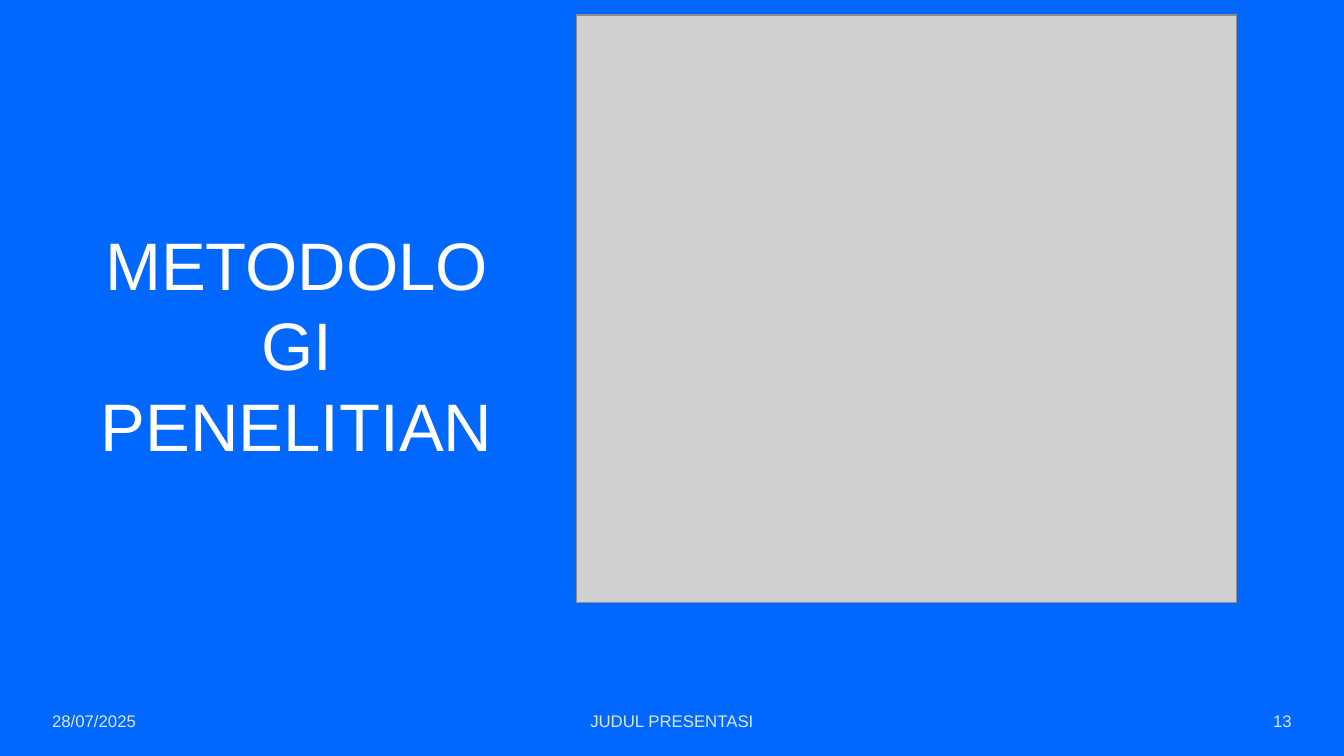
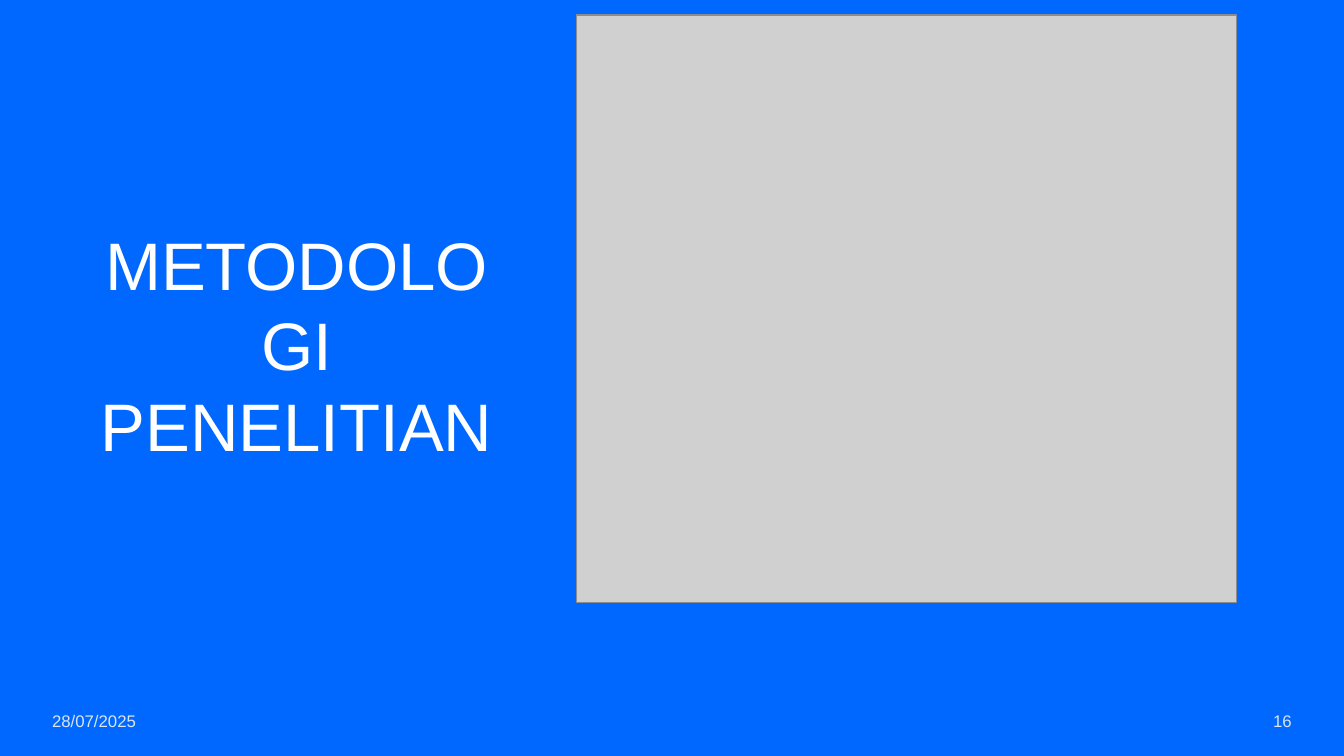
Before and after one commit to fadhilra101/skripsi, a slide deck: slide 16 of ppt/PPT SEMPRO FADHIL.pptx (slide 13 before the commit). Drawn at 1344x756 pixels with LibreOffice and Linux fonts; fonts in the diff are those of the drawing; grey boxes stand for pictures. Boxes give left, top, right and bottom in pixels: in the first picture for what was removed or moved away, otherwise in the second. Text is boxed around its words. In the diff, an @@ line names an element or a change of style, - is before the commit and + after.

```diff
--- a/ppt/PPT SEMPRO FADHIL.pptx
+++ b/ppt/PPT SEMPRO FADHIL.pptx
@@ text removed at <box>590,715,753,727</box> @@
-JUDUL PRESENTASI
@@ page number at <box>1273,715,1292,727</box>: text changed @@
-13
+16
```
Also in this commit, not shown: 4 other slides changed, 4 slides added, 1 other file.
